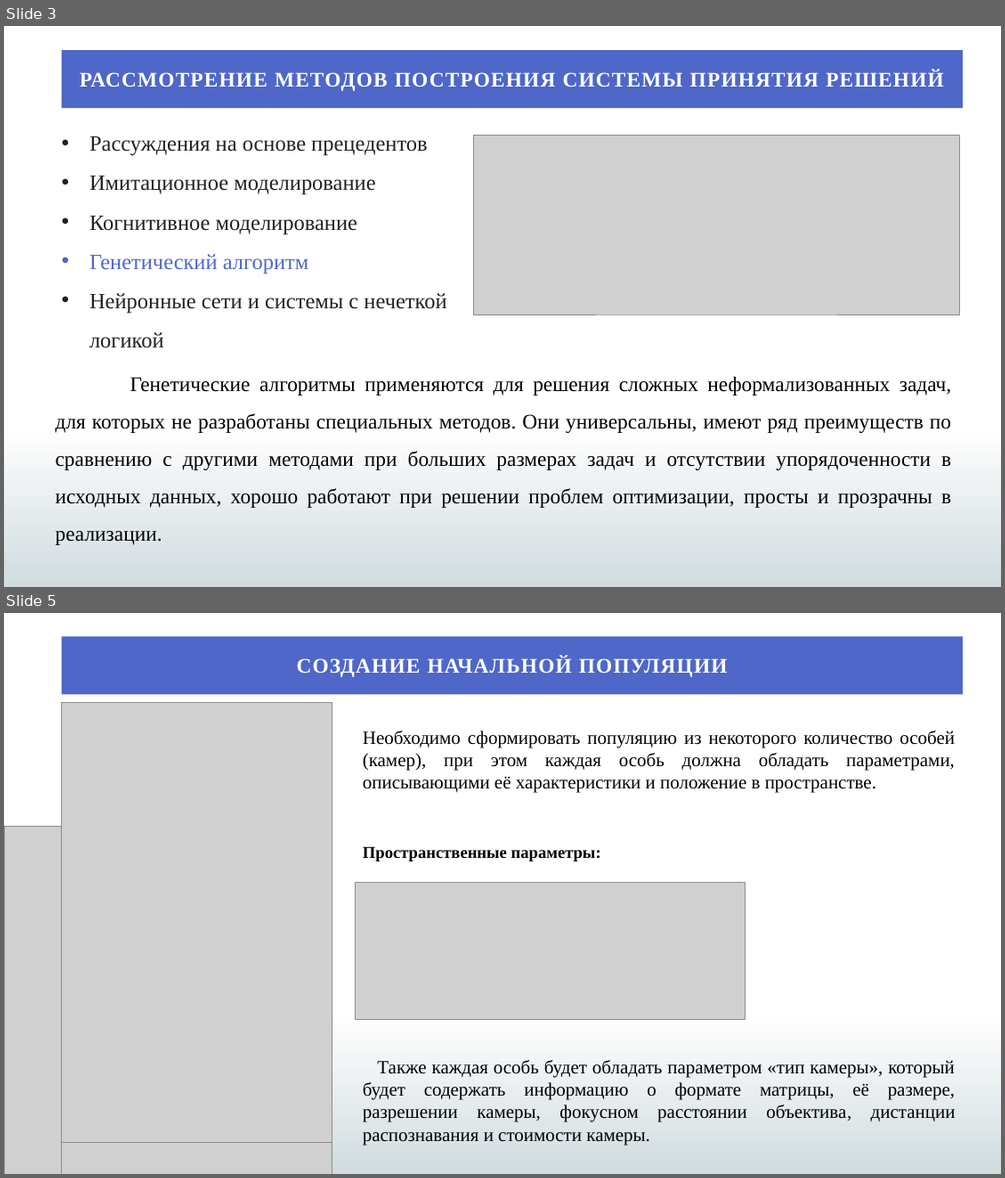
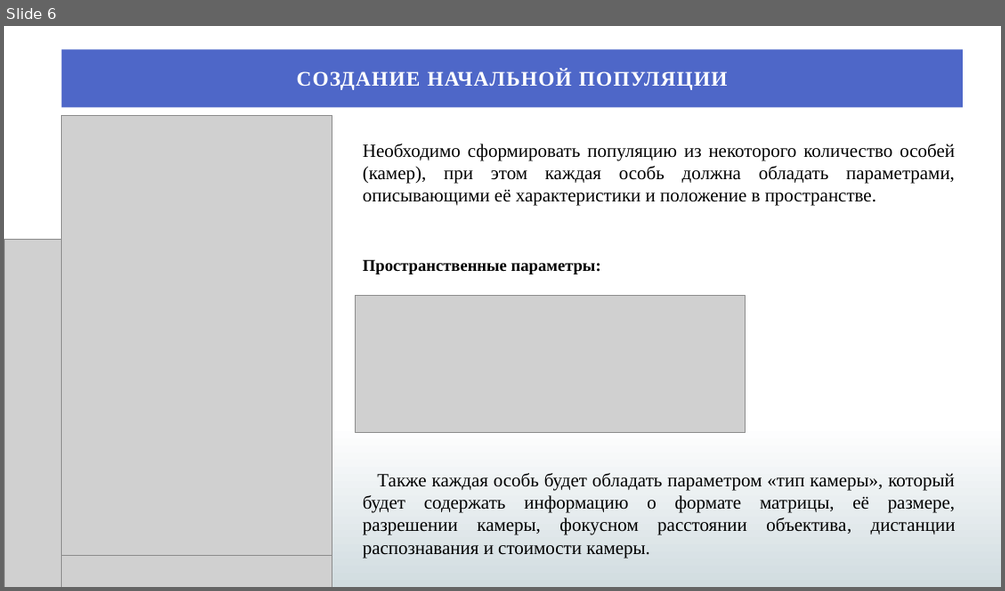
Before and after one commit to whitershade/diploma, a slide deck: Презентация.pptx. Shown one above the other, each under a label of ours: slides 3 and 5 before the commit, slide 6 after it; the slides between them are not shown. The pictures are 1005x1178 and 1005x591 pixels, drawn with LibreOffice and Linux fonts; fonts in the diff are those of the drawing; grey boxes stand for pictures. Boxes give left, top, right and bottom in pixels: in the first picture for what was removed or moved away, otherwise in the second. Text is boxed around its words. In the diff, an @@ line names an element or a change of style, - is before the commit and + after.

```diff
--- a/Презентация.pptx
+++ b/Презентация.pptx
@@ slide 3 removed at bbox=[4, 26, 1001, 587], background gradient #FFFFFF to #D1DCE0 @@
@@ rectangle removed at bbox=[62, 50, 963, 108] @@
-РАССМОТРЕНИЕ МЕТОДОВ ПОСТРОЕНИЯ СИСТЕМЫ ПРИНЯТИЯ РЕШЕНИЙ
@@ text removed at bbox=[89, 136, 446, 348] @@
-• Рассуждения на основе прецедентов
-• Имитационное моделирование
-• Когнитивное моделирование
-• Генетический алгоритм
-• Нейронные сети и системы с нечеткой логикой
@@ picture removed at bbox=[474, 135, 960, 314] @@
@@ text removed at bbox=[56, 376, 951, 545] @@
-Генетические алгоритмы применяются для решения сложных неформализованных задач, для которых не разработаны специальных методов. Они универсальны, имеют ряд преимуществ по сравнению с другими методами при больших размерах задач и отсутствии упорядоченности в исходных данных, хорошо работают при решении проблем оптимизации, просты и прозрачны в реализации.
@@ what was slide 5 is now slide 6 @@
```
Also in this commit, not shown: 2 slides changed, 3 slides added, 1 other slide removed, 2 other files.
